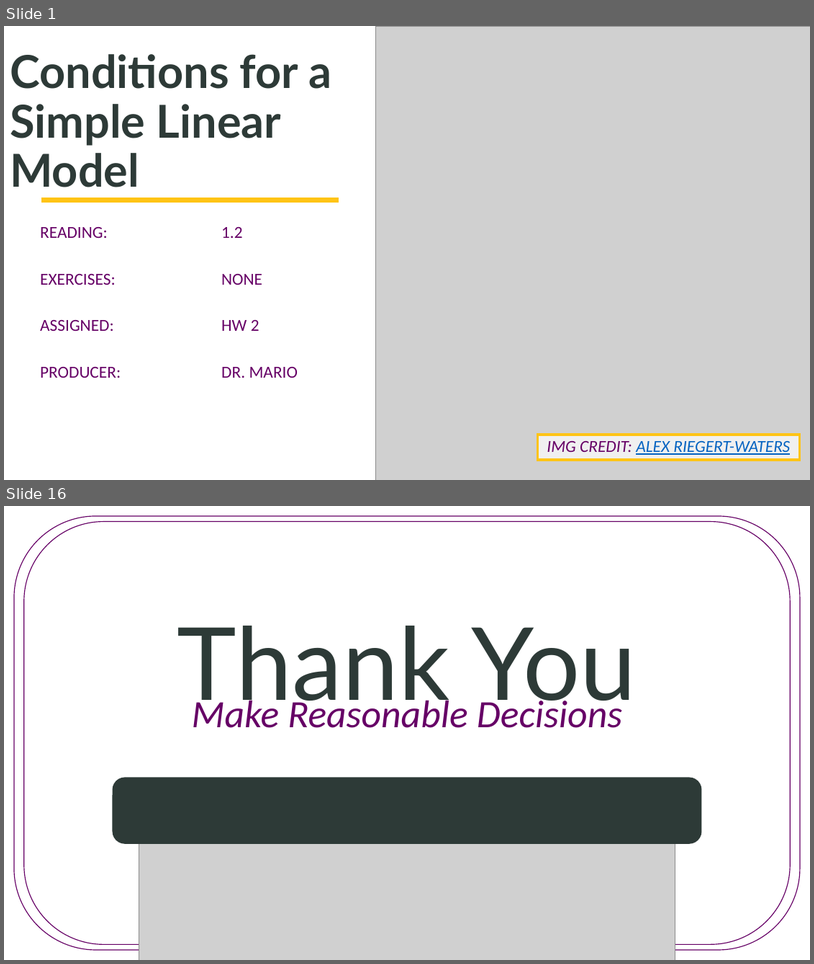
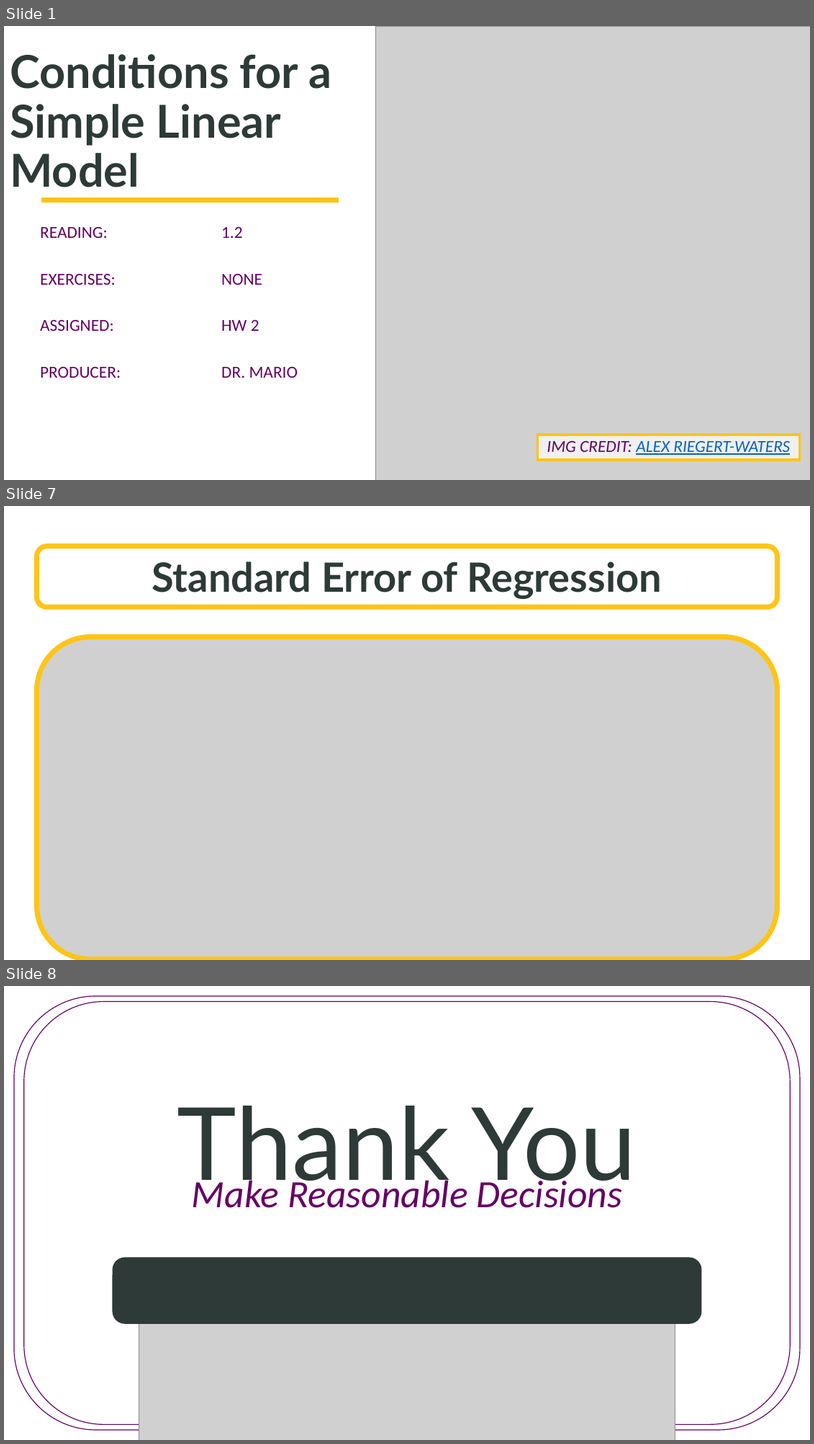
Before and after one commit to SuperMarioGiacomazzo/STOR455_WEBSITE, a slide deck: Lectures/4 - Conditions for a Simple Linear Model.pptx. Shown one above the other, each under a label of ours: slides 1 and 16 before the commit, slides 1, 7 and 8 after it; the slides between them are not shown. The pictures are 814x964 and 814x1444 pixels, drawn with LibreOffice and Linux fonts; fonts in the diff are those of the drawing; grey boxes stand for pictures; background and template pictures are left out. Boxes give left, top, right and bottom in pixels: in the first picture for what was removed or moved away, otherwise in the second. Text is boxed around its words. In the diff, an @@ line names an element or a change of style, - is before the commit and + after.

```diff
--- a/Lectures/4 - Conditions for a Simple Linear Model.pptx
+++ b/Lectures/4 - Conditions for a Simple Linear Model.pptx
@@ slide 7 added at [4, 506, 810, 960], background picture (left out) @@
@@ rounded rectangle added at [36, 546, 778, 607], fill #FFFFFF at 70% opacity, outline #FFC416 6 pt, 48 pt, text #2D3A37, bold @@
+Standard Error of Regression
@@ picture added at [36, 636, 778, 959] @@
@@ picture added at [100, 768, 664, 849] @@
@@ what was slide 16 is now slide 8 @@
```
Also in this commit, not shown: 5 other slides added, 14 slides removed, 12 other files.
